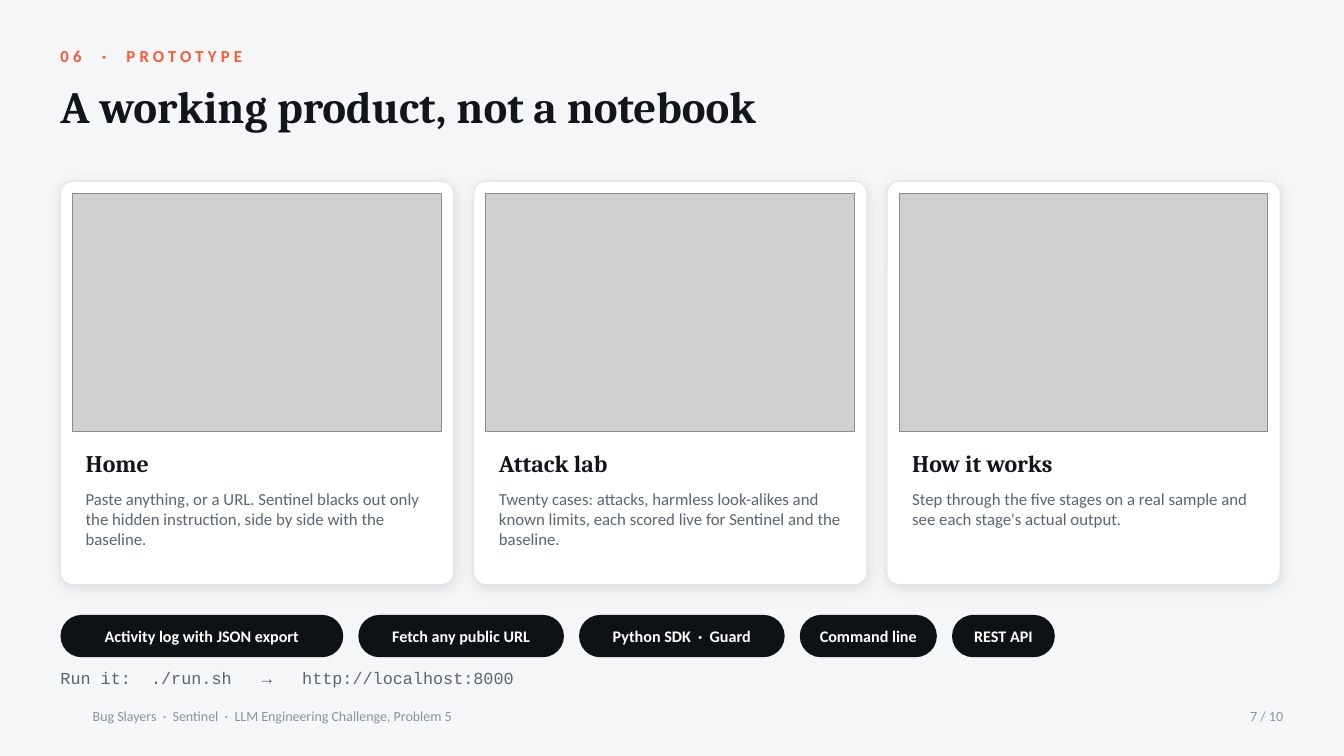
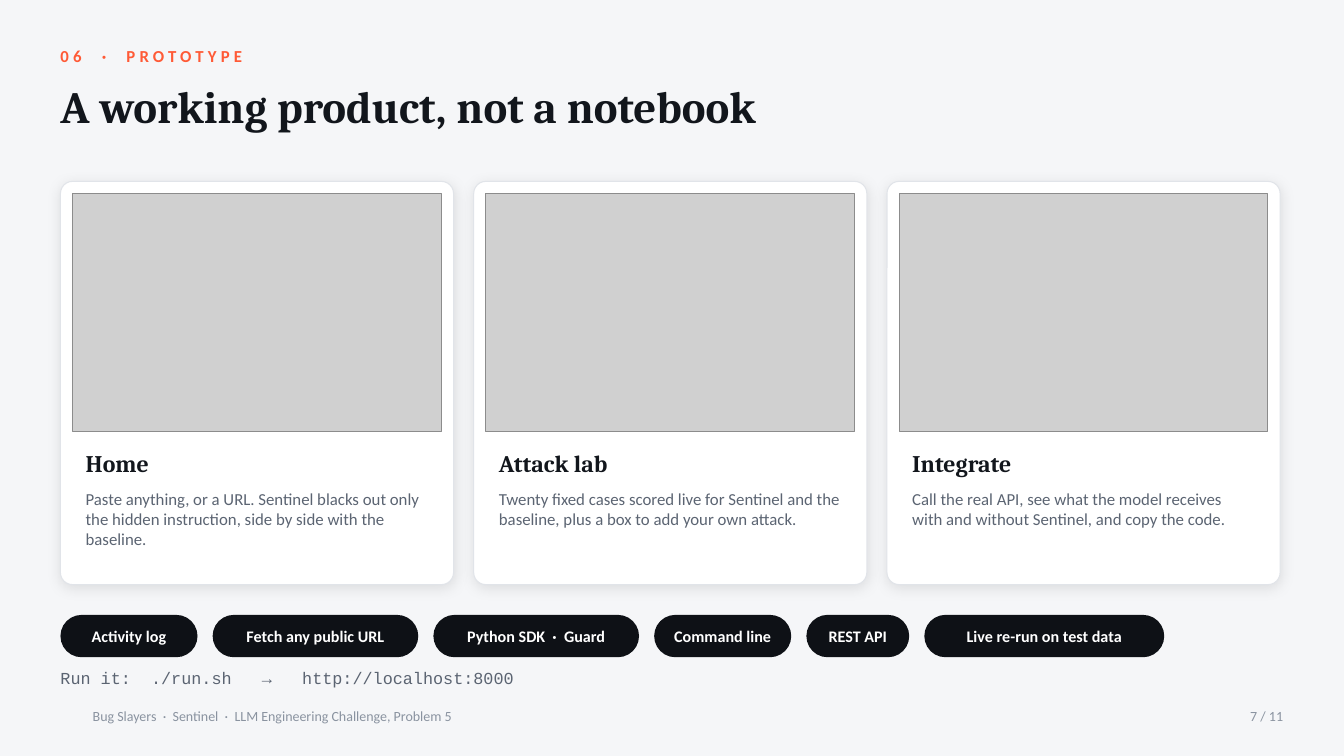
Before and after one commit to ananya24s/Sentinel, a slide deck: slide 7 of docs/BugSlayers_Sentinel_Round2.pptx. Drawn at 1344x756 pixels with LibreOffice and Linux fonts; fonts in the diff are those of the drawing; grey boxes stand for pictures; background and template pictures are left out. Boxes give left, top, right and bottom in pixels: in the first picture for what was removed or moved away, otherwise in the second. Text is boxed around its words. In the diff, an @@ line names an element or a change of style, - is before the commit and + after.

```diff
--- a/docs/BugSlayers_Sentinel_Round2.pptx
+++ b/docs/BugSlayers_Sentinel_Round2.pptx
@@ text at <box>912,456,1011,477</box>: text changed @@
-How it works
+Integrate
@@ text at <box>499,493,840,528</box>: text changed @@
-Twenty cases: attacks, harmless look-alikes and known limits, each scored live for Sentinel and the baseline.
+Twenty fixed cases scored live for Sentinel and the baseline, plus a box to add your own attack.
@@ text at <box>912,493,1225,528</box>: text changed @@
-Step through the five stages on a real sample and see each stage's actual output.
+Call the real API, see what the model receives with and without Sentinel, and copy the code.
@@ rounded rectangle "Activity log": place and size @@
-rounded rectangle "Activity log" at <box>60,615,344,657</box>
+rounded rectangle "Activity log" at <box>60,615,198,657</box>
@@ 4 rounded rectangles: place and size @@
-4 rounded rectangles at <box>359,615,1056,657</box>
+4 rounded rectangles at <box>213,615,909,657</box>
@@ rounded rectangle added at <box>925,615,1165,657</box>, fill #0E1116, 11.5 pt, text #FFFFFF, bold @@
+Live re-run on test data
@@ text in rounded rectangle at <box>92,630,166,645</box>: text changed @@
-Activity log with JSON export
+Activity log
@@ text at <box>1250,712,1283,721</box>: text changed @@
-7 / 10
+7 / 11
```
Also in this commit, not shown: 9 other slides changed, 1 slide added, 6 other files.
